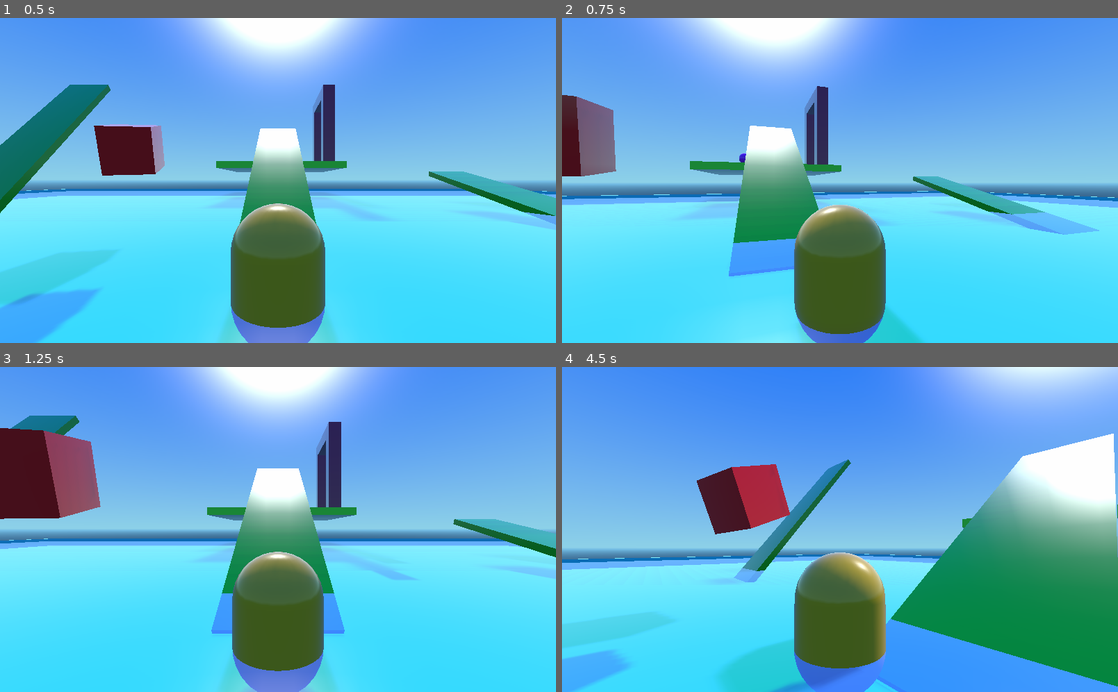
Above: before the commit, frames 1-4 (two rows, left to right).
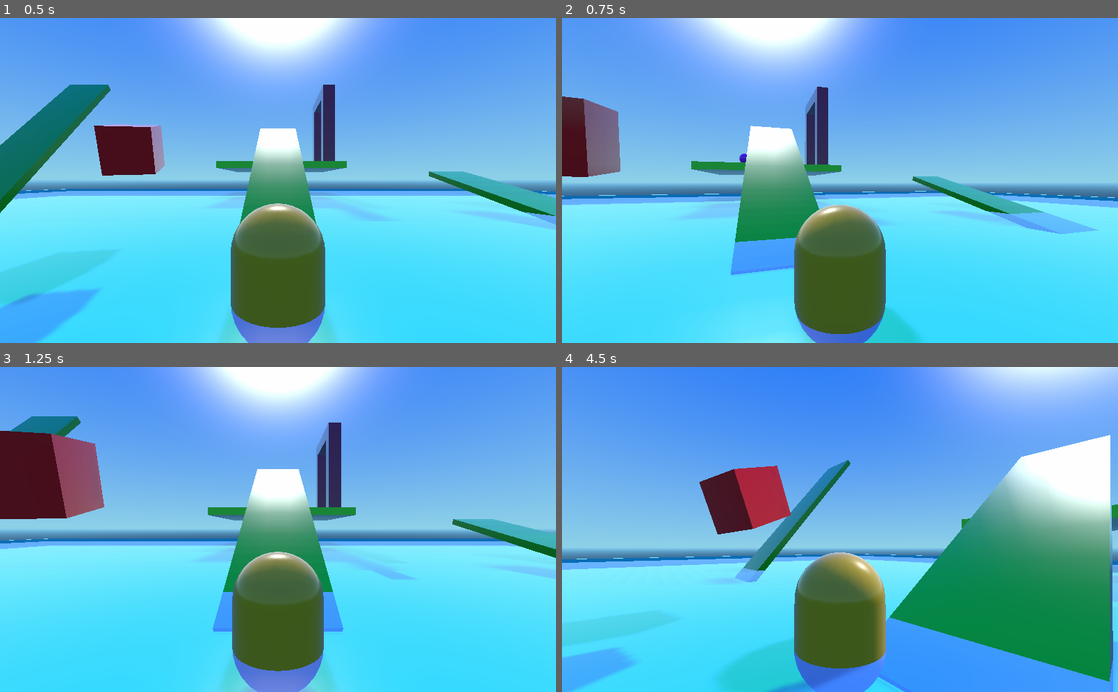
Above: after the commit, the same moments.

Repository: Chrisknyfe/godot-scraps
Game: Godot game, scene res://Main.tscn
The game is run twice, just before and just after one commit, with the same random seed, the same clock (stepped at 60 frames per second) and the same inputs.
Inputs (mouse positions are in pixels of both pictures, inside the frame that each line leads up to):
- Up to frame 1 (0.5 s): no input
- Up to frame 2 (0.75 s): tap Enter (ui_accept) at 0.5 s; move the mouse to (867, 180) at 0.52 s; hold W (ui_up) from 0.53 s (still down); hold Space from 0.53 s (still down)
- Up to frame 3 (1.25 s): keep holding W (ui_up); keep holding Space; tap Enter (ui_accept) at 0.77 s
- Up to frame 4 (4.5 s): keep holding W (ui_up); move the mouse to (812, 529) at 1.27 s; release Space at 1.28 s; tap Space at 1.35, 2.85, 4.35 s; tap Enter (ui_accept) at 1.52, 3.02, 3.77 s; move the mouse to (851, 523) at 2.02 s; hold Space 2.03-2.78 s; move the mouse to (834, 536) at 2.77 s; move the mouse to (878, 532) at 3.52 s; hold Space 3.53-4.28 s; move the mouse to (795, 526) at 4.27 s

Frame 1 is identical in both runs. In frame 2, 0.9% of the frame differs, in the area x 0-100%, y 20-100%; in frame 3, 0.9%; in frame 4, 1.9%.

Commit message:
lerp player velocity

Diff:
--- a/character_controller/Main.tscn
+++ b/character_controller/Main.tscn
@@ -14,6 +14,67 @@
 [sub_resource type="BoxShape" id=1]
 
 extents = Vector3( 1, 1, 1 )
+
+[sub_resource type="SpatialMaterial" id=7]
+
+render_priority = 0
+flags_transparent = true
+flags_unshaded = false
+flags_vertex_lighting = false
+flags_no_depth_test = false
+flags_use_point_size = false
+flags_world_triplanar = false
+flags_fixed_size = false
+flags_albedo_tex_force_srgb = false
+vertex_color_use_as_albedo = false
+vertex_color_is_srgb = false
+params_diffuse_mode = 0
+params_specular_mode = 0
+params_blend_mode = 0
+params_cull_mode = 0
+params_depth_draw_mode = 0
+params_line_width = 1.0
+params_point_size = 1.0
+params_billboard_mode = 0
+params_grow = false
+params_use_alpha_scissor = false
+albedo_color = Color( 1, 0.960938, 0, 0.751412 )
+metallic = 0.0
+metallic_specular = 0.5
+metallic_texture_channel = 0
+roughness = 0.0
+roughness_texture_channel = 0
+emission_enabled = false
+normal_enabled = false
+rim_enabled = false
+clearcoat_enabled = false
+anisotropy_enabled = false
+ao_enabled = false
+depth_enabled = false
+subsurf_scatter_enabled = false
+transmission_enabled = false
+refraction_enabled = false
+detail_enabled = false
+uv1_scale = Vector3( 1, 1, 1 )
+uv1_offset = Vector3( 0, 0, 0 )
+uv1_triplanar = false
+uv1_triplanar_sharpness = 1.0
+uv2_scale = Vector3( 1, 1, 1 )
+uv2_offset = Vector3( 0, 0, 0 )
+uv2_triplanar = false
+uv2_triplanar_sharpness = 1.0
+proximity_fade_enable = false
+distance_fade_enable = false
+_sections_unfolded = [ "Albedo" ]
+
+[sub_resource type="SphereMesh" id=8]
+
+material = SubResource( 7 )
+radius = 1.0
+height = 2.0
+radial_segments = 64
+rings = 32
+is_hemisphere = false
 
 [sub_resource type="ProceduralSky" id=2]
 
@@ -289,6 +350,23 @@
 far = 100.0
 _sections_unfolded = [ "Transform" ]
 
+[node name="MeshInstance" type="MeshInstance" parent="Spirit" index="1"]
+
+transform = Transform( 0.5, 0, 0, 0, 0.5, 0, 0, 0, 0.5, 0, 0, 0 )
+layers = 1
+material_override = null
+cast_shadow = 1
+extra_cull_margin = 0.0
+use_in_baked_light = false
+lod_min_distance = 0.0
+lod_min_hysteresis = 0.0
+lod_max_distance = 0.0
+lod_max_hysteresis = 0.0
+mesh = SubResource( 8 )
+skeleton = NodePath("..")
+material/0 = null
+_sections_unfolded = [ "Transform" ]
+
 [node name="Player" parent="." index="10" instance=ExtResource( 8 )]
 
 transform = Transform( -4.37114e-08, 0, 1, 0, 1, 0, -1, 0, -4.37114e-08, 0, 2.5, 6.55671e-08 )
--- a/character_controller/Player.gd
+++ b/character_controller/Player.gd
@@ -26,19 +26,15 @@
 	direction.y = 0
 	direction = direction.normalized()
 	direction = direction * speed * delta
-
-
-#	velocity = velocity.linear_interpolate(direction, 0.5)
 #
 #	if velocity.y > 0:
 #		gravity = -20
 #	else:
 #		gravity = -30
 
+	direction.y = velocity.y
+	velocity = velocity.linear_interpolate(direction, 0.5)
 	velocity.y += gravity * delta
-	velocity.x = direction.x
-	velocity.z = direction.z
-
 	velocity = move_and_slide(velocity, Vector3(0, 1, 0))
 #
 #	if is_on_floor() and Input.is_key_pressed(KEY_SPACE):
Not shown: 1 places in character_controller/Main.tscn that only renumber resources
